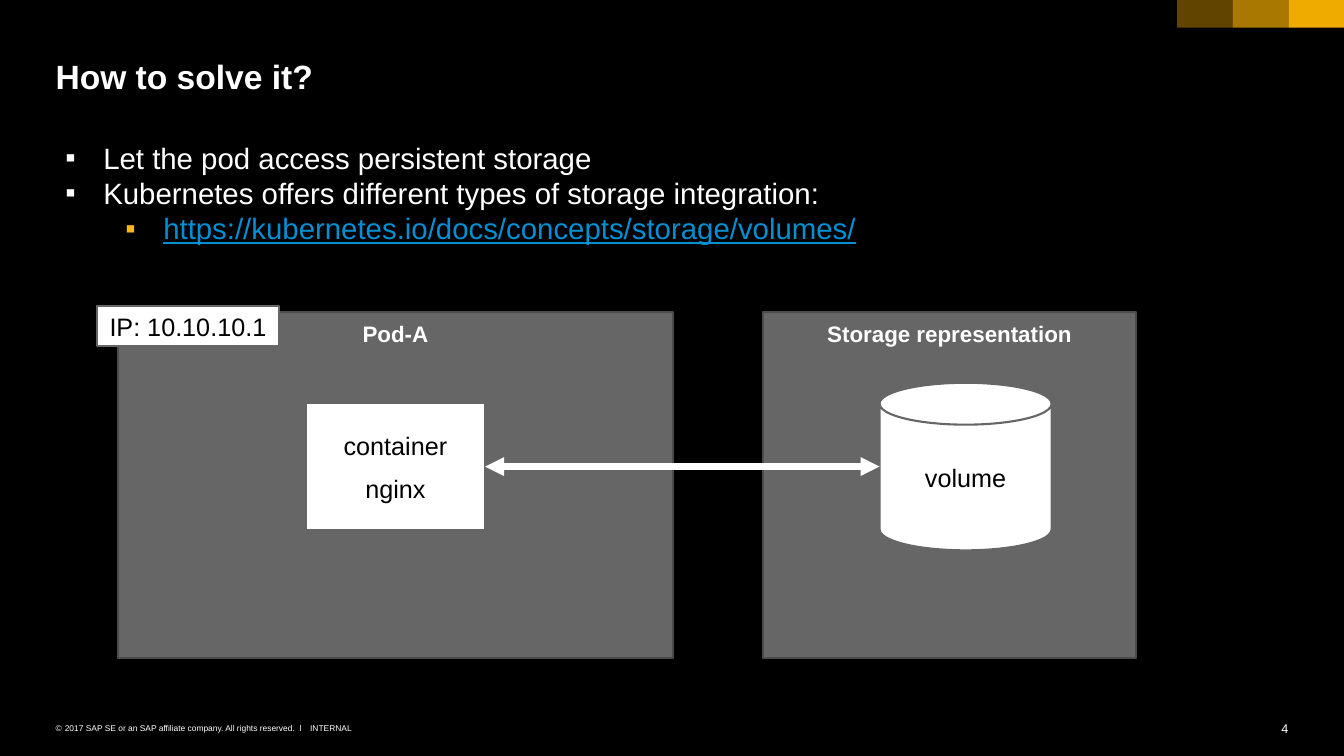
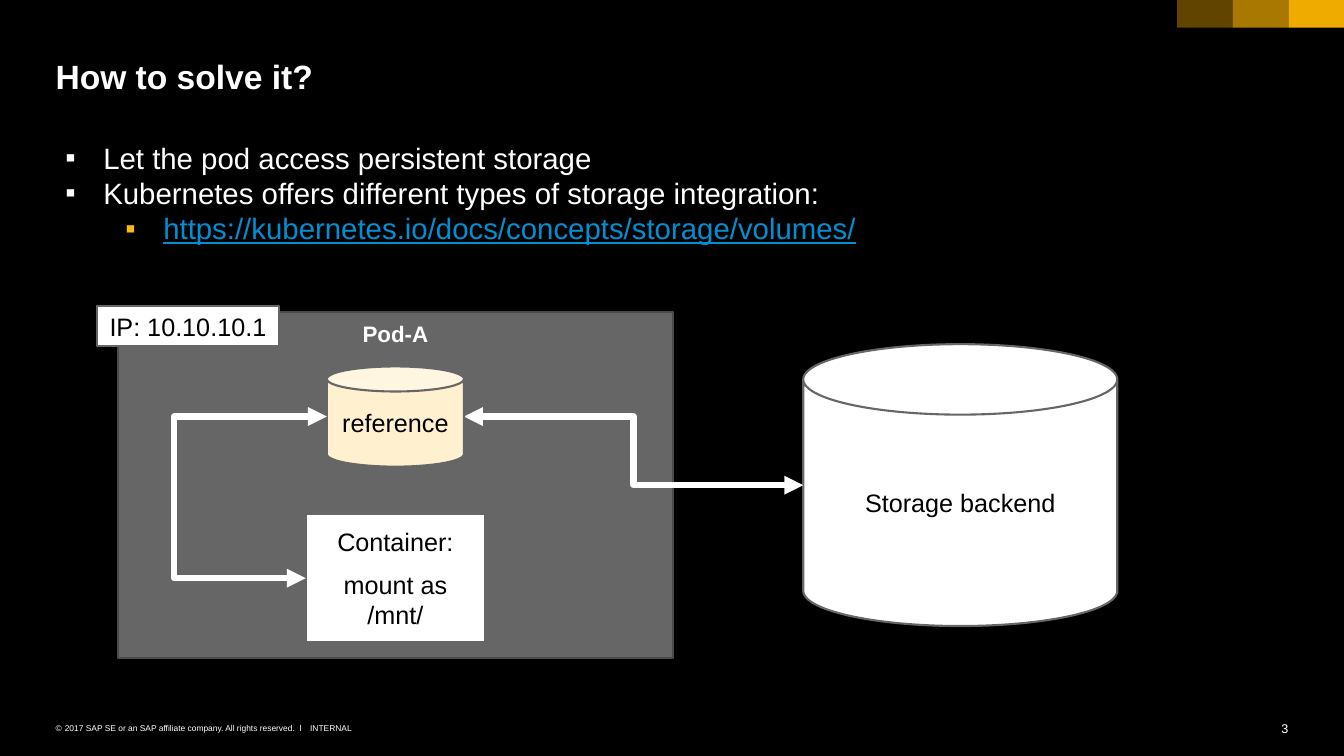
Before and after one commit to cuijiyao01/docker-k8s-training, a slide deck: slide 3 of kubernetes/05_persistence.pptx (slide 4 before the commit). Drawn at 1344x756 pixels with LibreOffice and Linux fonts; fonts in the diff are those of the drawing. Boxes give left, top, right and bottom in pixels: in the first picture for what was removed or moved away, otherwise in the second. Text is boxed around its words. In the diff, an @@ line names an element or a change of style, - is before the commit and + after.

```diff
--- a/kubernetes/05_persistence.pptx
+++ b/kubernetes/05_persistence.pptx
@@ rectangle removed at bbox=[763, 312, 1136, 659] @@
-Storage representation
@@ cylinder "Storage backend": place and size @@
-cylinder "Storage backend" at bbox=[880, 383, 1052, 550]
+cylinder "Storage backend" at bbox=[803, 344, 1117, 626]
@@ cylinder added at bbox=[326, 367, 463, 466], fill #FFF1D0, outline #666666 1.5 pt, 18 pt, text #000000 @@
+reference
@@ elbow double arrow added from (326, 416) to (305, 578), #FFFFFF 4.5 pt @@
@@ elbow double arrow moved from (485, 466) - (880, 466) to (463, 416) - (803, 485) @@
@@ text in cylinder at bbox=[865, 493, 1055, 518]: text changed @@
-volume
+Storage backend
@@ rectangle "Container:": place and size @@
-rectangle "Container:" at bbox=[305, 403, 485, 530]
+rectangle "Container:" at bbox=[305, 514, 485, 641]
@@ text in rectangle at bbox=[337, 532, 453, 625]: text changed @@
-container
-nginx
+Container:
+mount as /mnt/
@@ page number at bbox=[1281, 724, 1288, 733]: text changed @@
-4
+3
```
Also in this commit, not shown: 3 other slides changed, 3 slides added, 1 slide removed, 1 other file.
